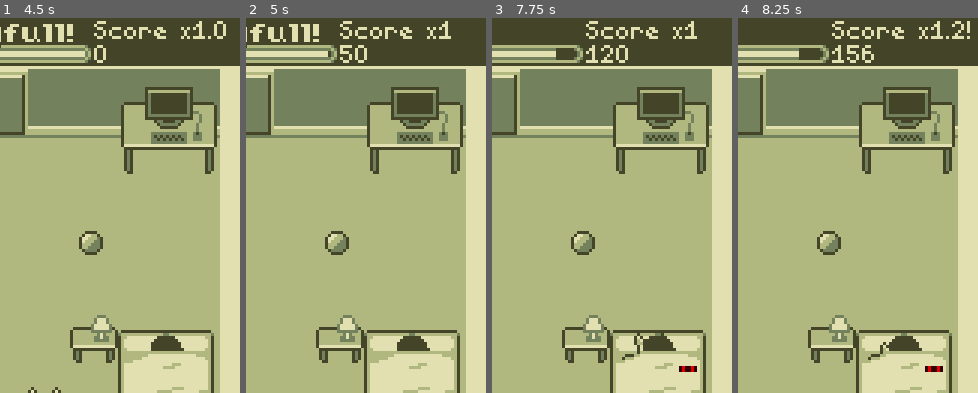
Above: before the commit, frames 1-4 (left to right).
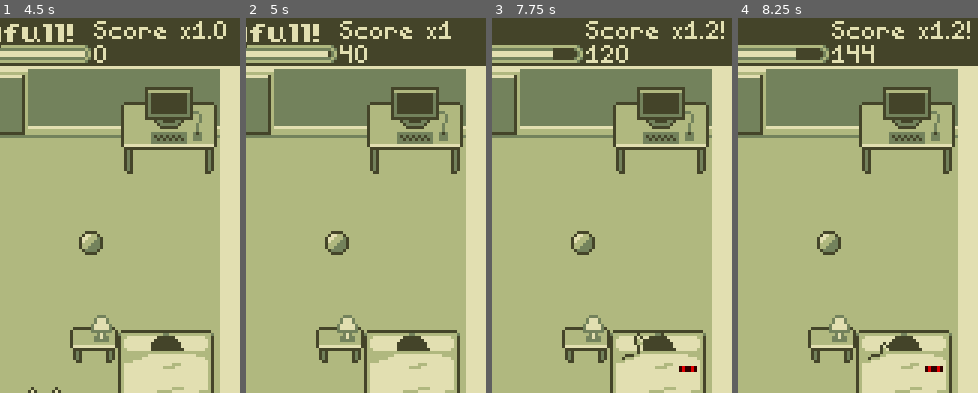
Above: after the commit, the same moments.

Repository: RoxT/legendary-octo-eureka
Game: Godot game, scene res://MainMenu.tscn
The game is run twice, just before and just after one commit, with the same random seed, the same clock (stepped at 60 frames per second) and the same inputs.
Inputs:
- Up to frame 1 (4.5 s): tap Enter at 0.5, 2, 3.5 s; hold Up (ui_up) 0.53-2.03 s; tap S (sleep) every 0.75 s from 0.6 to 3.6 s; tap Space (jump) at 0.77, 1.25, 1.52, 2.75, 3.02, 3.77 s; hold Left (ui_left) 2.03-3.53 s; hold Down (ui_down) 3.53-4.25 s; click "sleep" at 4.25 s
- Up to frame 2 (5 s): no input
- Up to frame 3 (7.75 s): hold Right (ui_right) 5.03-5.78 s; tap S (sleep) every 0.75 s from 5.1 to 7.35 s; tap Space (jump) at 5.27, 6.77, 7.52 s; hold Up (ui_up) 5.78-6.53 s; hold Right (ui_right) from 6.53 s (still down)
- Up to frame 4 (8.25 s): keep holding Right (ui_right); tap S (sleep) at 8.1 s
The pictures show only the part of the screen within x 49-99%, y 0-50%; the shares and areas given below are measured in that part.

Frame 1 is identical in both runs. In frame 2, less than 0.1% of the frame differs, in the area x 39-45%, y 7-12%; in frame 3, 0.2%; in frame 4, 0.2%, in the area x 24-57%, y 7-12%.

Commit message:
tweeking energy

Diff:
--- a/LevelConroller.gd
+++ b/LevelConroller.gd
@@ -67,13 +67,17 @@
 
 func _process(_delta):
 	if sleeping:
+		score = score + default_multiplier * update_modifiers()
+
+
+func update_modifiers()->int:
 		var modifiers = 1
 		modifiers = modifiers + (slept_on_bed.multiplier if slept_on_bed.active else 0.0)
 		modifiers = modifiers + (played_with_ball.multiplier if played_with_ball.active else 0.0)
 		modifiers = modifiers + (brushed_against.multiplier if brushed_against.active else 0.0)
-		score = score + default_multiplier * modifiers
 		$HUD/ScoreLabel.text = str(score)
 		$HUD/ModifierLabel.text = "x" + str(modifiers) + ("!" if modifiers > 1 else "")
+		return modifiers
 
 
 func _on_Food_body_entered(body):
@@ -106,6 +110,7 @@
 	energyNode.wake()
 	played_with_ball.active = false
 	brushed_against.active = false
+	update_modifiers()
 
 func _on_Energy_fully_napped():
 	if sleeping:
@@ -119,21 +124,25 @@
 	print(body.name, " is on the bed")
 	if body.name == CAT:
 		slept_on_bed.active = true
+		update_modifiers()
 
 func _on_AchBed_body_exited(body):
 	print(body.name, " is off the bed")
 	if body.name == CAT:
 		slept_on_bed.active = false
+		update_modifiers()
 
 func _on_Ball_body_entered(body):
 	if body.name == CAT:
 		$Ball/BallAudioStreamPlayer.play()
 		played_with_ball.active = true
+		update_modifiers()
 		energyNode.drain(BALL_DRAIN)
 
 func _on_Human_Body_body_entered(body):
 	if body.name == CAT && $HumanLife.has_time_for_cute():
 		brushed_against.active = true
+		update_modifiers()
 		$HumanLife.brushed_against(body.position)
 
 func _on_Meow_pressed():
--- a/Main.tscn
+++ b/Main.tscn
@@ -205,6 +205,7 @@
 position = Vector2( 0, -7 )
 frames = ExtResource( 25 )
 animation = "up_"
+frame = 1
 playing = true
 script = ExtResource( 21 )
 __meta__ = {
@@ -559,7 +560,7 @@
 margin_right = 109.0
 margin_bottom = 15.0
 theme = ExtResource( 13 )
-max_value = 4000.0
+max_value = 3500.0
 value = 70.0
 texture_under = ExtResource( 26 )
 texture_progress = ExtResource( 27 )
Not shown, changed: webbuild/index.html
Not shown, changed: webbuild/index.pck
